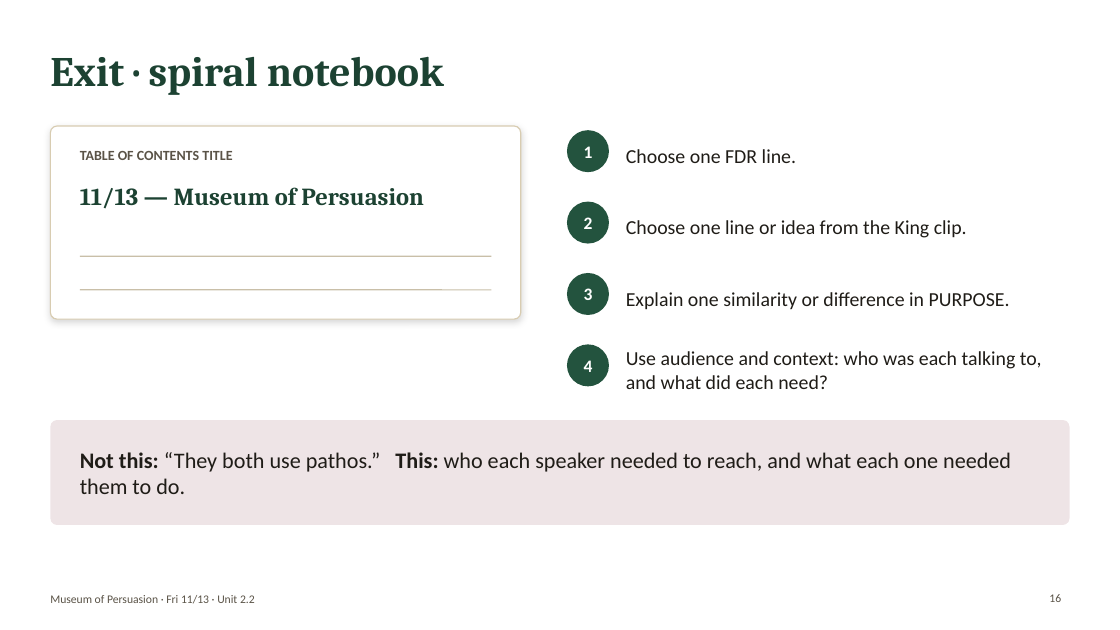
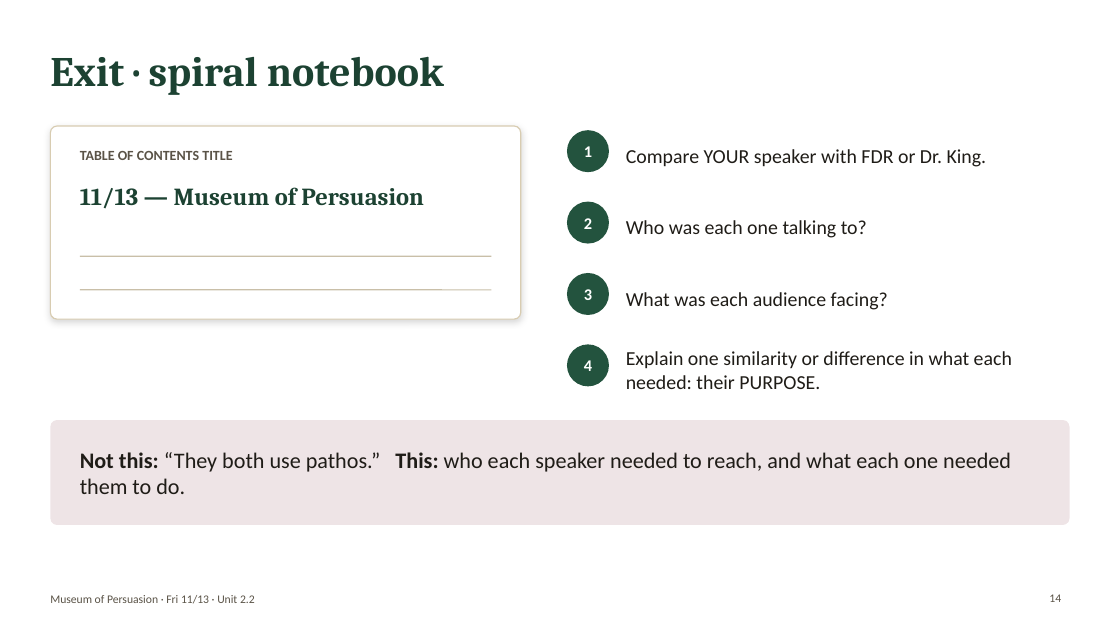
Before and after one commit to bookfairshit/Unit-2.2-Informational-Text, a slide deck: slide 14 of lumio/museum-of-persuasion-nov-13.pptx (slide 16 before the commit). Drawn at 1120x630 pixels with LibreOffice and Linux fonts; fonts in the diff are those of the drawing. Boxes give left, top, right and bottom in pixels: in the first picture for what was removed or moved away, otherwise in the second. Text is boxed around its words. In the diff, an @@ line names an element or a change of style, - is before the commit and + after.

```diff
--- a/lumio/museum-of-persuasion-nov-13.pptx
+++ b/lumio/museum-of-persuasion-nov-13.pptx
@@ text at (626,149,987,167): text changed @@
-Choose one FDR line.
+Compare YOUR speaker with FDR or Dr. King.
@@ text at (626,220,867,238): text changed @@
-Choose one line or idea from the King clip.
+Who was each one talking to?
@@ text at (626,292,888,310): text changed @@
-Explain one similarity or difference in PURPOSE.
+What was each audience facing?
@@ text at (626,351,1012,389): text changed @@
-Use audience and context: who was each talking to, and what did each need?
+Explain one similarity or difference in what each needed: their PURPOSE.
@@ page number at (1049,594,1061,602): text changed @@
-16
+14
```
Also in this commit, not shown: 5 other slides changed, 8 slides added, 10 slides removed, 2 other files.
